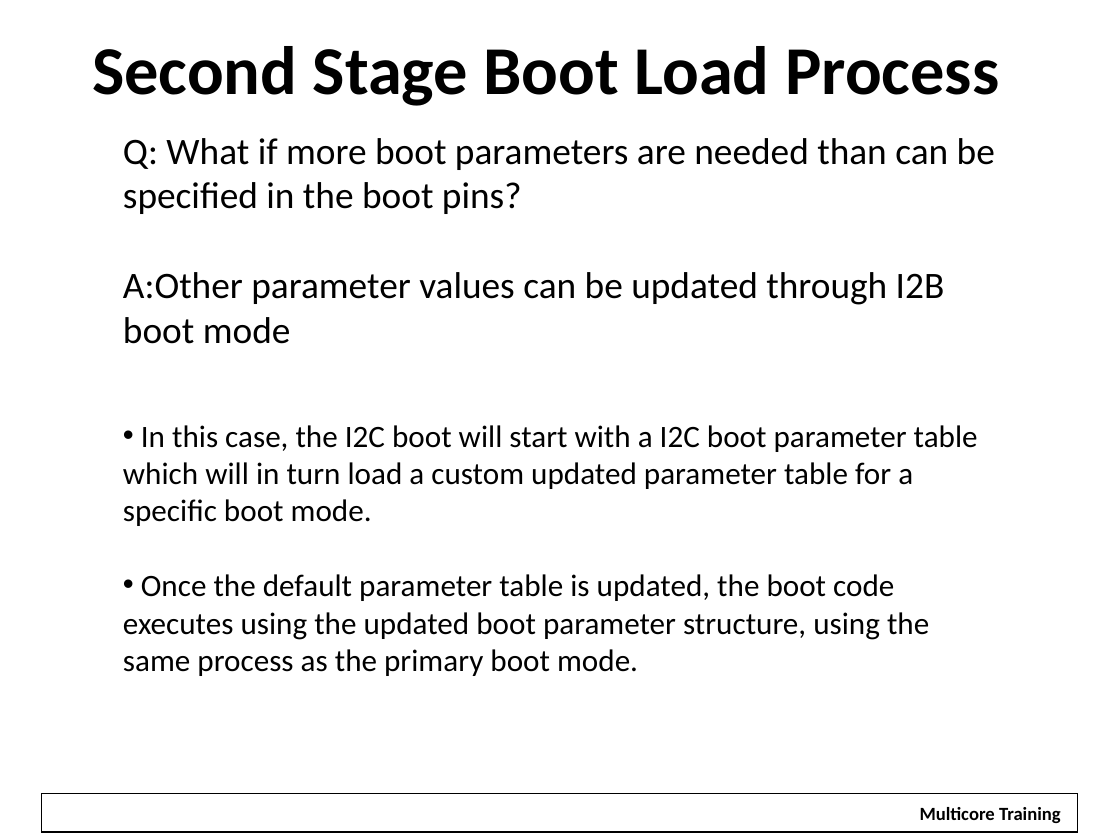
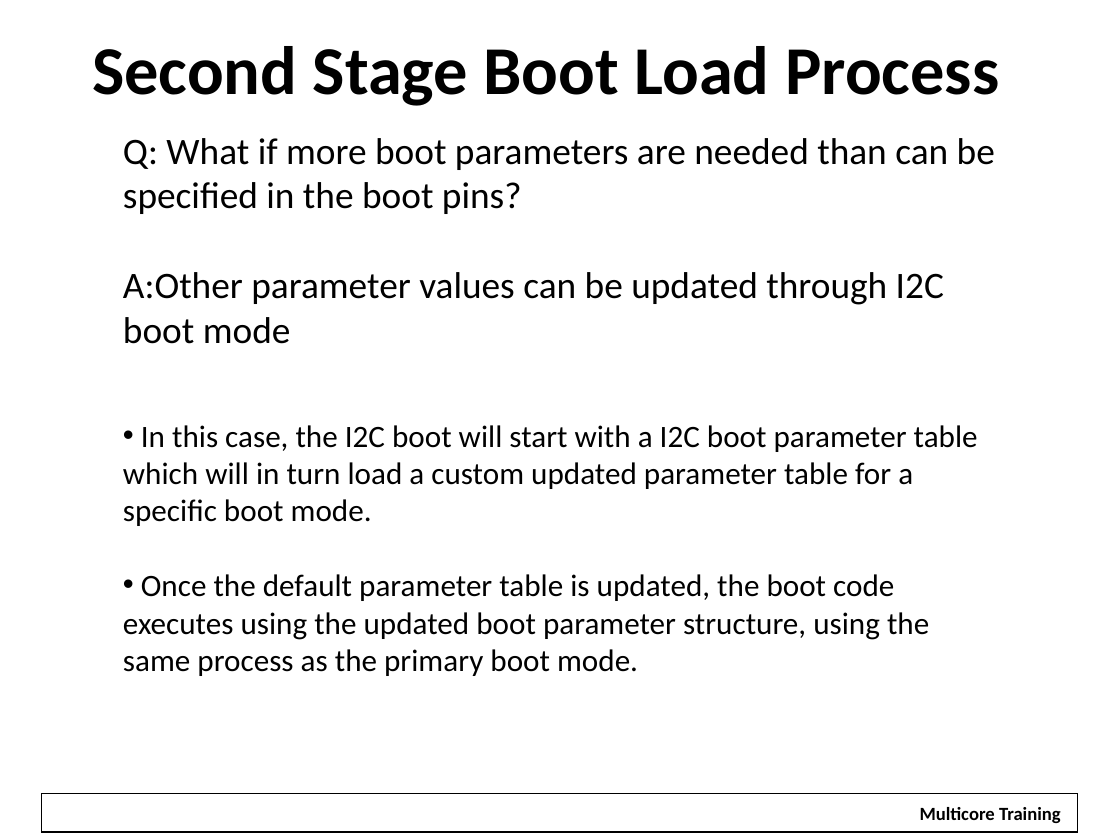
Before and after one commit to hari1989/keystone-workshop, a slide deck: slide 29 of slides/KeyStone Bootloader.pptx (slide 21 before the commit). Drawn at 1120x840 pixels with LibreOffice and Linux fonts; fonts in the diff are those of the drawing; background and template pictures are left out. Boxes give left, top, right and bottom in pixels: in the first picture for what was removed or moved away, otherwise in the second. Text is boxed around its words. In the diff, an @@ line names an element or a change of style, - is before the commit and + after.

```diff
--- a/slides/KeyStone Bootloader.pptx
+++ b/slides/KeyStone Bootloader.pptx
@@ text at [123,272,944,344]: text changed @@
-A:Other parameter values can be updated through I2B boot mode
+A:Other parameter values can be updated through I2C boot mode
```
Also in this commit, not shown: 11 other slides changed, 8 slides added.
